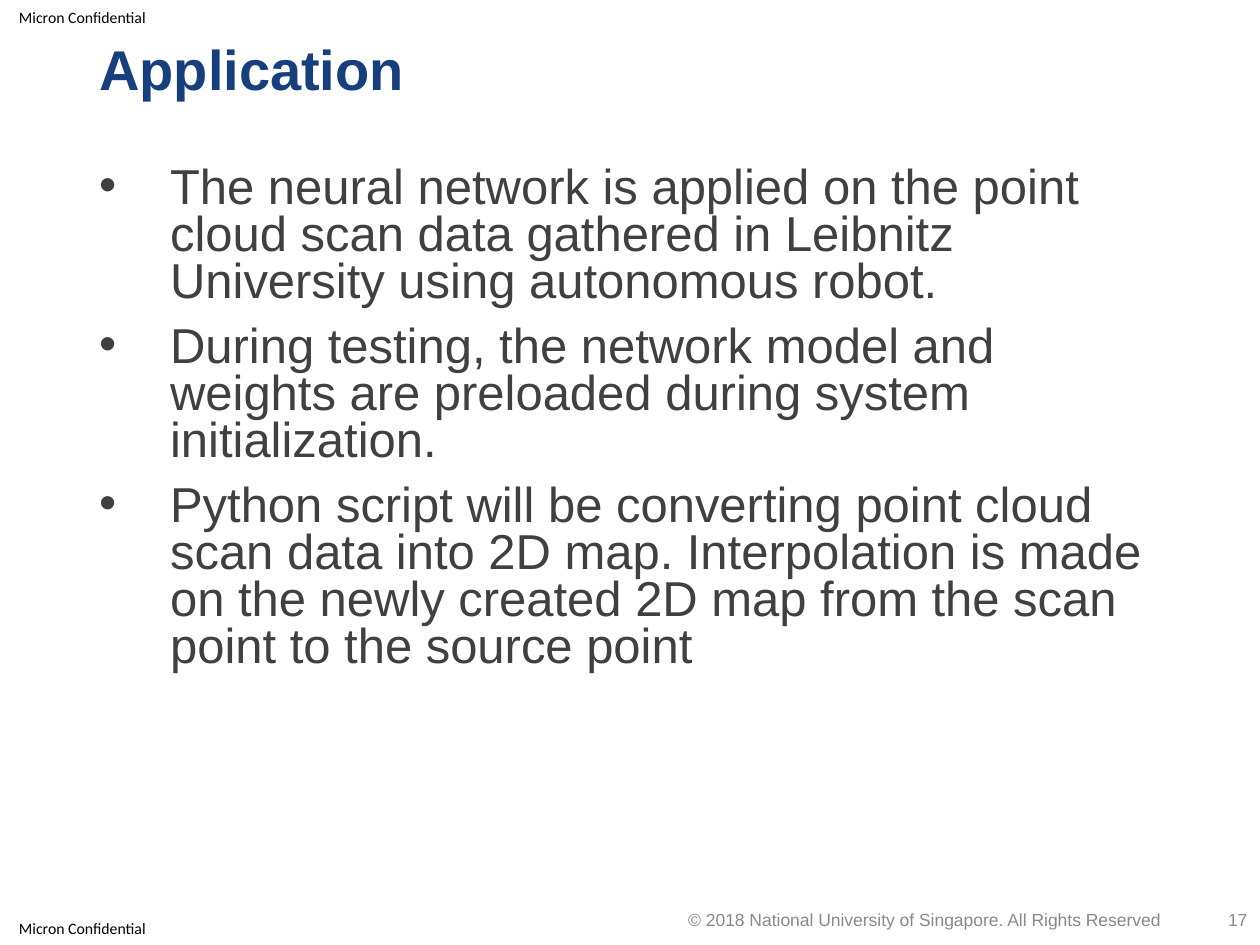
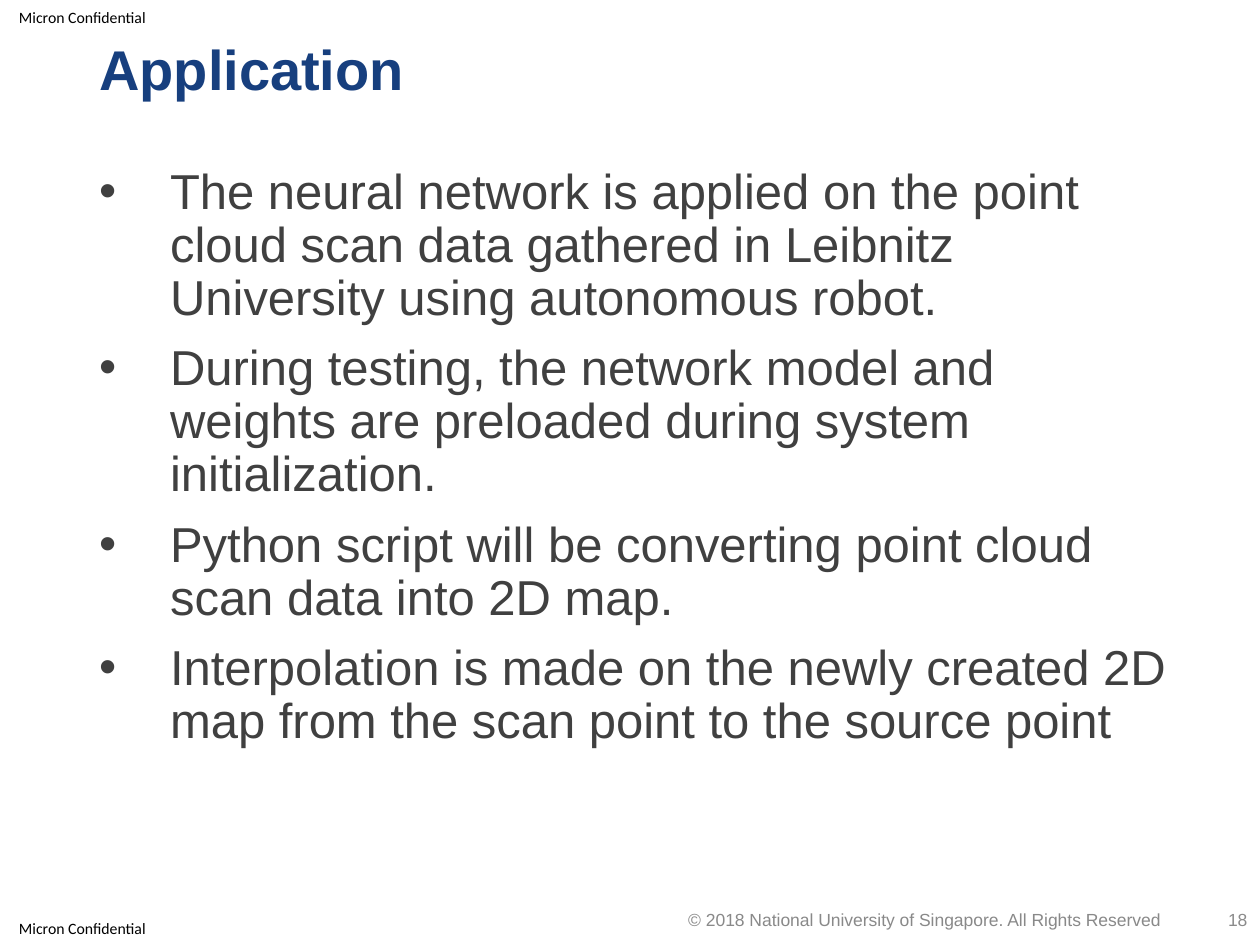
Before and after one commit to optimusium/3dscan, a slide deck: slide 18 of PracticeModule_Presentation.pptx (slide 17 before the commit). Drawn at 1260x945 pixels with LibreOffice and Linux fonts; fonts in the diff are those of the drawing; background and template pictures are left out. Boxes give left, top, right and bottom in pixels: in the first picture for what was removed or moved away, otherwise in the second. Text is boxed around its words. In the diff, an @@ line names an element or a change of style, - is before the commit and + after.

```diff
--- a/PracticeModule_Presentation.pptx
+++ b/PracticeModule_Presentation.pptx
@@ text at (x1=170, y1=173, x2=1079, y2=492): line spacing 0.8 to 0.9 @@
@@ text at (x1=170, y1=526, x2=1166, y2=748): text changed @@
-• Python script will be converting point cloud scan data into 2D map. Interpolation is made on the newly created 2D map from the scan point to the source point
+• Python script will be converting point cloud scan data into 2D map.
+• Interpolation is made on the newly created 2D map from the scan point to the source point
@@ page number at (x1=1228, y1=914, x2=1247, y2=926): text changed @@
-17
+18
```
Also in this commit, not shown: 3 other slides changed, 1 slide added, 1 other file.
